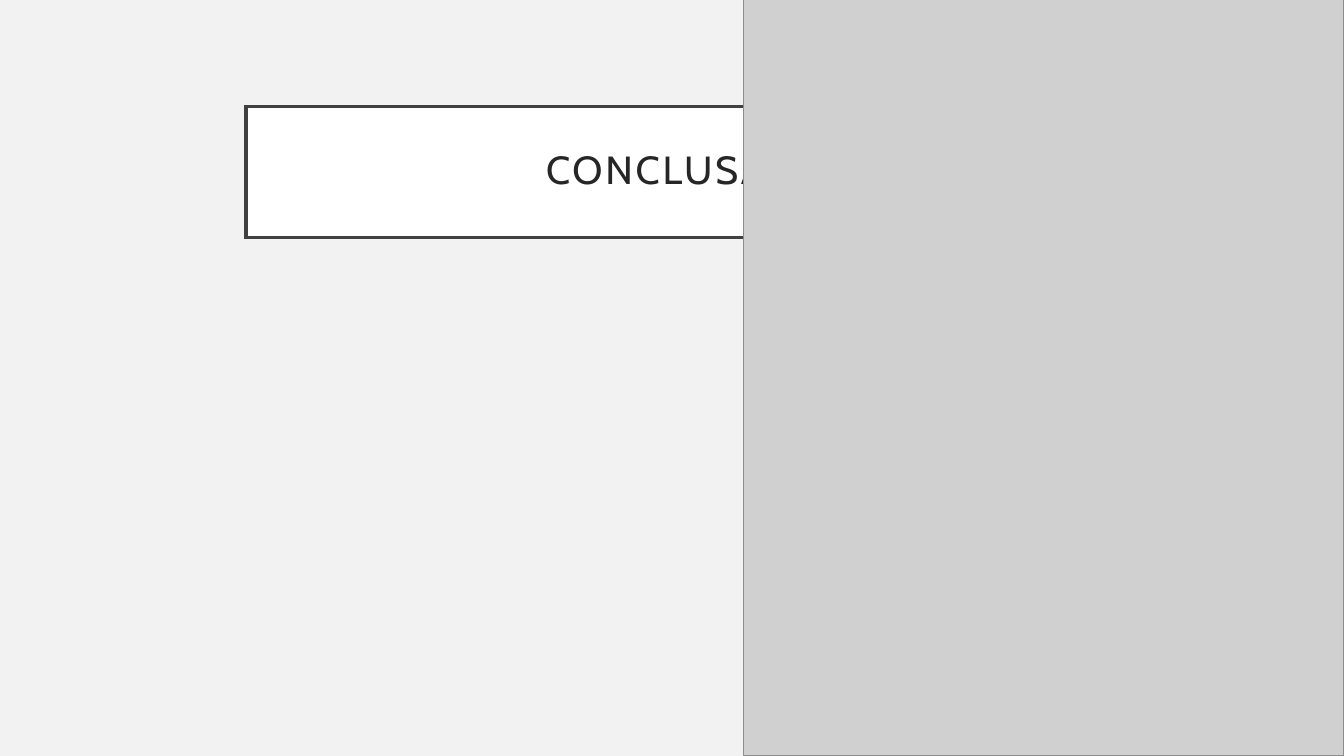
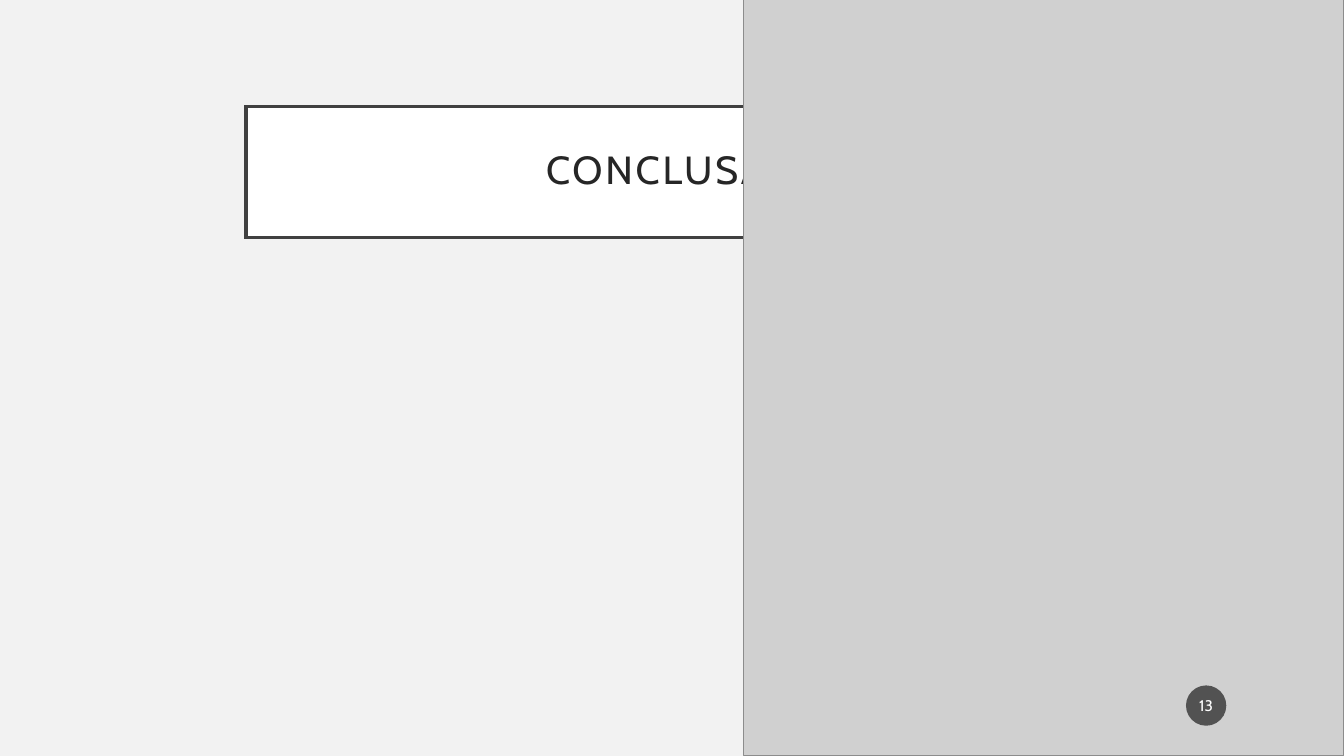
Before and after one commit to Hugoverissimo21/sorting-algorithms, a slide deck: slide 13 of slides.pptx. Drawn at 1344x756 pixels with LibreOffice and Linux fonts; fonts in the diff are those of the drawing; grey boxes stand for pictures. Boxes give left, top, right and bottom in pixels: in the first picture for what was removed or moved away, otherwise in the second. Text is boxed around its words. In the diff, an @@ line names an element or a change of style, - is before the commit and + after.

```diff
--- a/slides.pptx
+++ b/slides.pptx
@@ page number added at box(1187, 686, 1227, 726), fill #1D1D1D at 70% opacity, 11 pt, text #FFFFFF @@
+13
```
Also in this commit, not shown: 10 other slides changed, 1 slide added, 1 slide removed.
